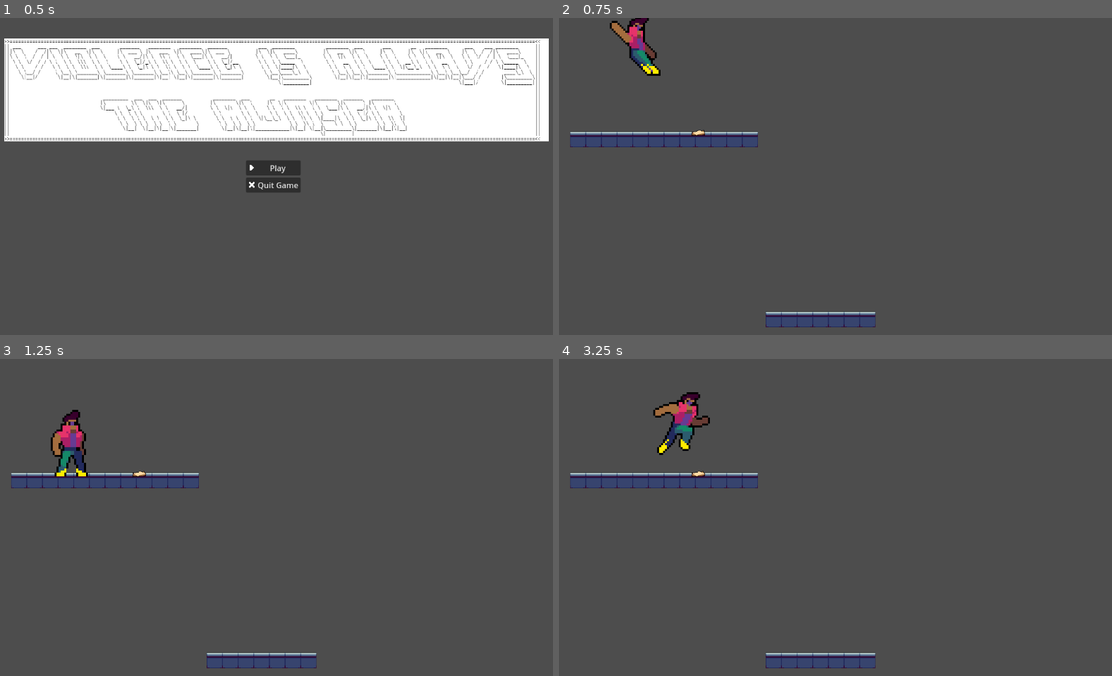
Above: before the commit, frames 1-4 (two rows, left to right).
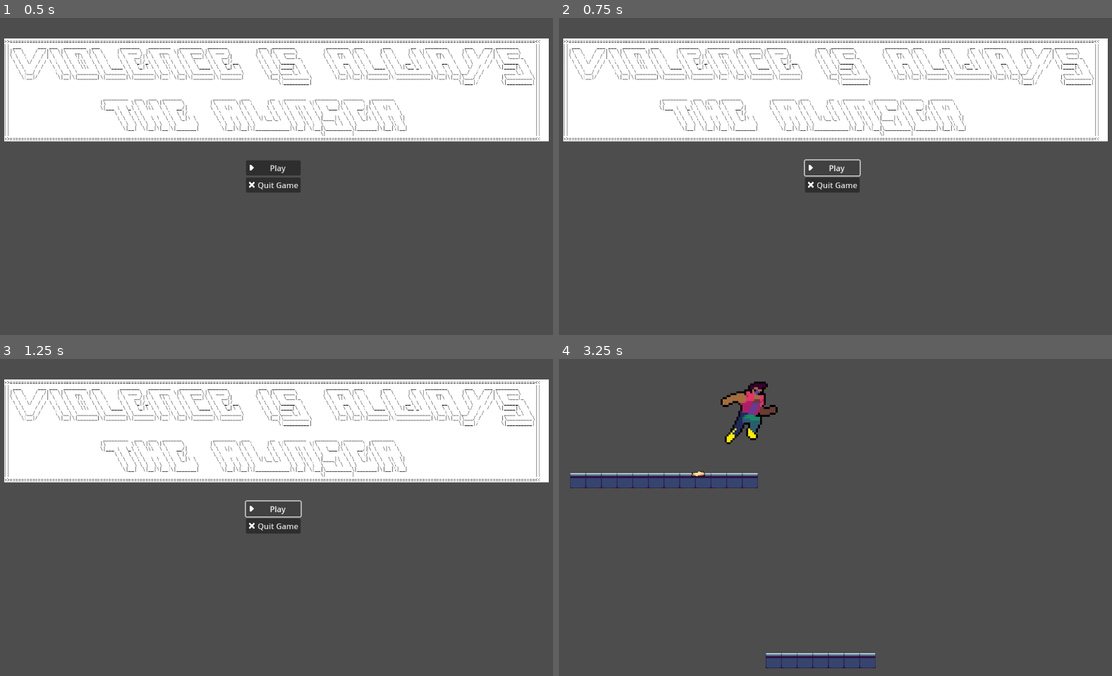
Above: after the commit, the same moments.

Repository: MiniJam-Cyber-Team-RTL/CyberProject
Game: Godot game, scene res://Scenes/Components/UI/menu.tscn
Two runs of this game, one before a commit and one after it. Both use one fixed random seed, a clock stepped at 60 frames per second and the inputs below.
Inputs (mouse positions are in pixels of both pictures, inside the frame that each line leads up to):
- Up to frame 1 (0.5 s): no input
- Up to frame 2 (0.75 s): click "Play" at 0.5 s
- Up to frame 3 (1.25 s): no input
- Up to frame 4 (3.25 s): click (829, 507) at 1.25 s, where only the run after the commit has a clickable "Play"; tap Enter (ui_accept) at 2, 2.27, 3.02 s; hold Right (ui_right) from 2.03 s (still down)

Frame 1 is identical in both runs. In frame 2, 34% of the frame differs, in the area x 0-100%, y 0-98%; in frame 3, 34%; in frame 4, 2.0%.

Commit message:
ADD Sounds for UI

Diff:
--- a/Game/Scenes/Components/UI/menu.gd
+++ b/Game/Scenes/Components/UI/menu.gd
@@ -1,9 +1,16 @@
 extends Control
 
+var confirm_sound = preload("res://Assets/Sounds/UI/UI_confirm.wav")
 
 func _on_play_pressed() -> void:
+	$AudioStreamPlayer2D.stream = confirm_sound
+	$AudioStreamPlayer2D.play()
+	await get_tree().create_timer(1.0).timeout
 	get_tree().change_scene_to_file("res://Scenes/main.tscn")
 
 
 func _on_quit_game_pressed() -> void:
+	$AudioStreamPlayer2D.stream = confirm_sound
+	$AudioStreamPlayer2D.play()
+	await get_tree().create_timer(1.0).timeout
 	get_tree().quit()
--- a/Game/Scenes/Components/UI/menu.tscn
+++ b/Game/Scenes/Components/UI/menu.tscn
@@ -1,9 +1,10 @@
-[gd_scene load_steps=5 format=3 uid="uid://btqrrm4t52pby"]
+[gd_scene load_steps=6 format=3 uid="uid://btqrrm4t52pby"]
 
 [ext_resource type="Script" path="res://Scenes/Components/UI/menu.gd" id="1_7wwwo"]
 [ext_resource type="Texture2D" uid="uid://d3en2btd55vcs" path="res://Assets/Images/UI/play.png" id="2_i4u3y"]
 [ext_resource type="Texture2D" uid="uid://bt0km5e7vcxr8" path="res://Assets/Images/UI/quit.png" id="3_lvulb"]
 [ext_resource type="Texture2D" uid="uid://c7v88l0a8u2vj" path="res://Assets/Images/UI/menu_title.png" id="4_e784y"]
+[ext_resource type="AudioStream" uid="uid://b8k3rlqgkewoq" path="res://Assets/Sounds/UI/UI_confirm.wav" id="5_8ac88"]
 
 [node name="Menu" type="Control"]
 layout_mode = 3
@@ -42,5 +43,9 @@
 scale = Vector2(0.954545, 0.954545)
 texture = ExtResource("4_e784y")
 
+[node name="AudioStreamPlayer2D" type="AudioStreamPlayer2D" parent="."]
+stream = ExtResource("5_8ac88")
+volume_db = -15.0
+
 [connection signal="pressed" from="MarginContainer/HBoxContainer/VBoxContainer/Play" to="." method="_on_play_pressed"]
 [connection signal="pressed" from="MarginContainer/HBoxContainer/VBoxContainer/Quit game" to="." method="_on_quit_game_pressed"]
Not shown, added: Game/Assets/Sounds/UI/UI_confirm.wav.import
Not shown, added: Game/Assets/Sounds/UI/UI_confirm.wav
